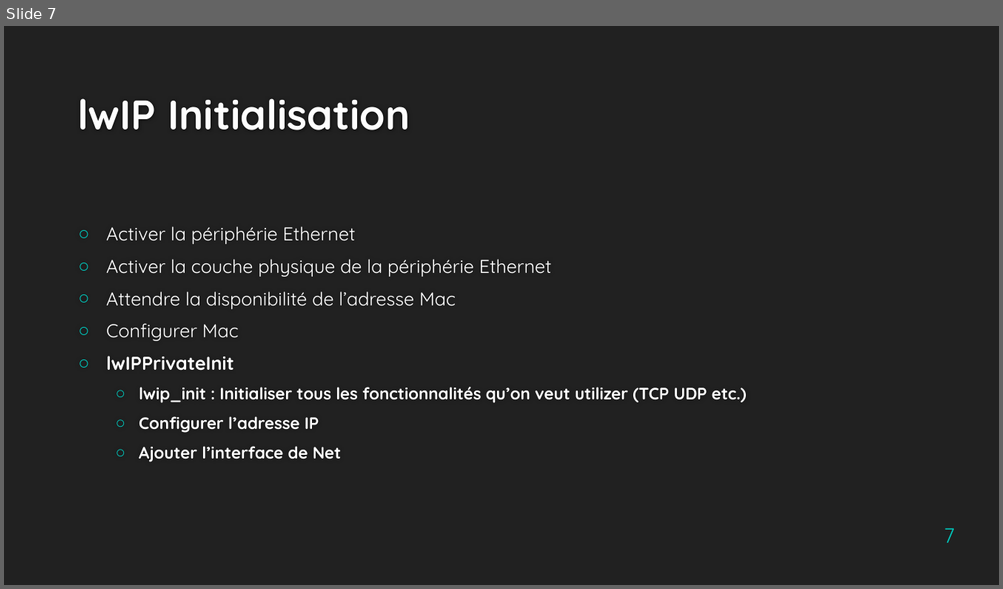
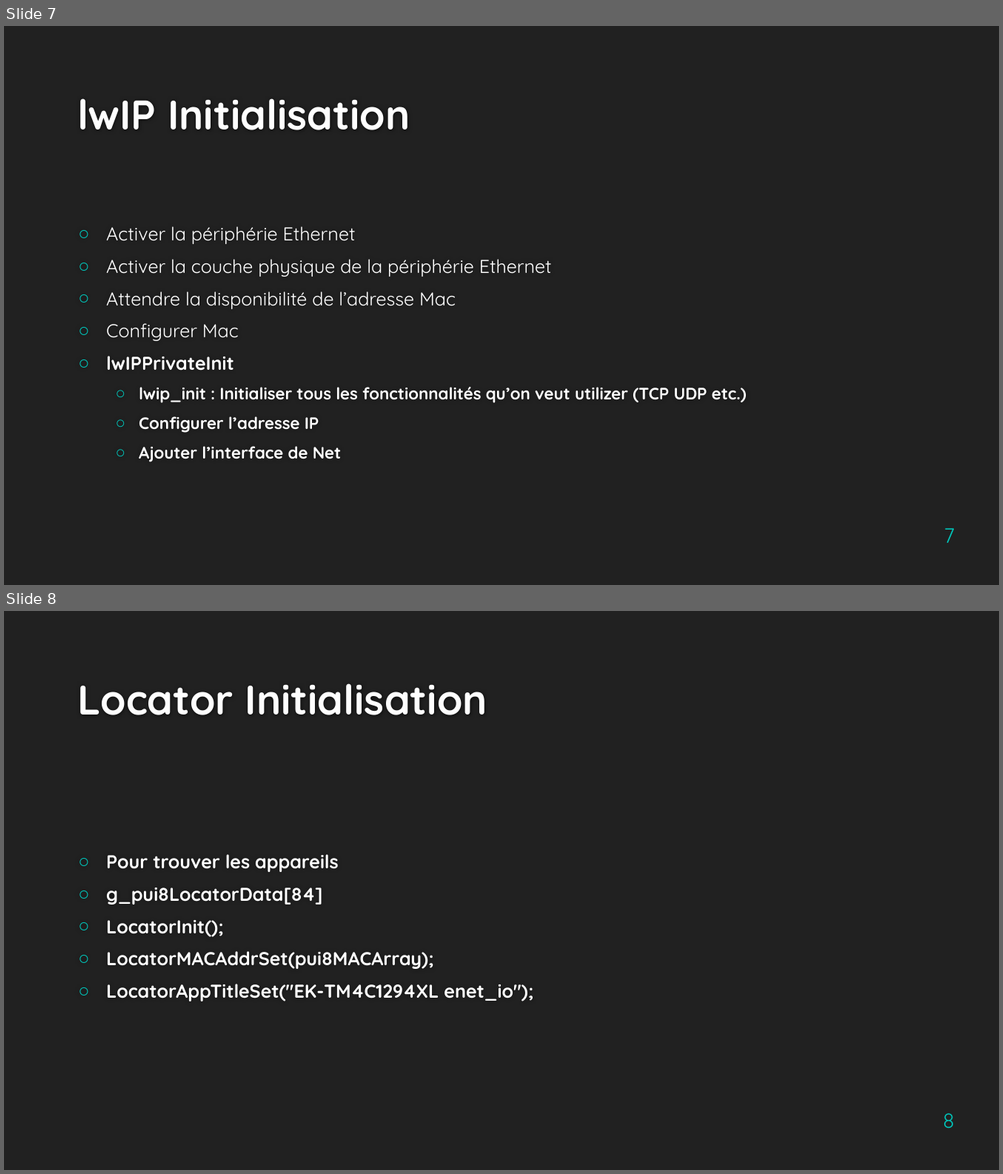
Before and after one commit to Jing2333/Cassiopee, a slide deck: Livrables/LwIP pour TIVA-C.pptx. Shown one above the other, each under a label of ours: slide 7 before the commit, slides 7 and 8 after it. The pictures are 1003x589 and 1003x1174 pixels, drawn with LibreOffice and Linux fonts; fonts in the diff are those of the drawing; background and template pictures are left out. Boxes give left, top, right and bottom in pixels: in the first picture for what was removed or moved away, otherwise in the second. Text is boxed around its words. In the diff, an @@ line names an element or a change of style, - is before the commit and + after.

```diff
--- a/Livrables/LwIP pour TIVA-C.pptx
+++ b/Livrables/LwIP pour TIVA-C.pptx
@@ slide 8 added at [4,611,999,1170], background #212121 @@
@@ title added at [77,684,487,715], 40 pt, text #FEFEFE, bold @@
+Locator Initialisation
@@ text added at [106,854,533,1002], 18 pt, text #FFFFFF, bold @@
+○ Pour trouver les appareils
+○ g_pui8LocatorData[84]
+○ LocatorInit();
+○ LocatorMACAddrSet(pui8MACArray);
+○ LocatorAppTitleSet("EK-TM4C1294XL enet_io");
@@ page number added at [942,1113,954,1128], 20 pt, text #00C6BB @@
+8
```
Also in this commit, not shown: 1 slide changed, 2 other slides added.
